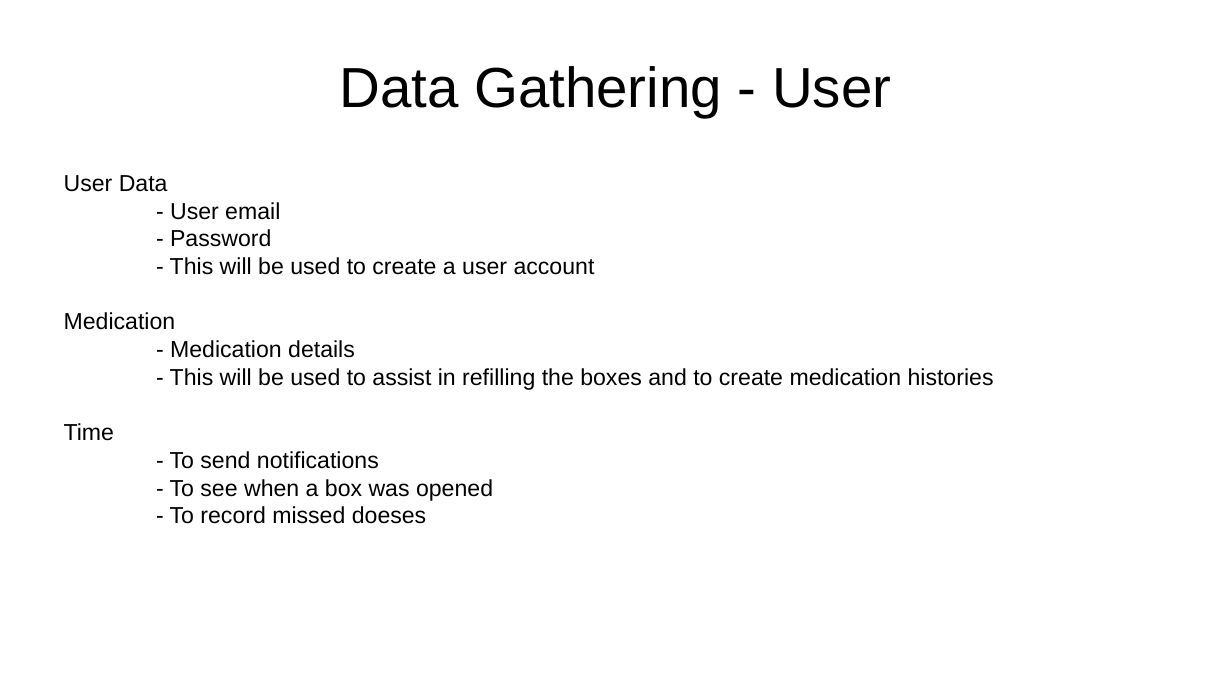
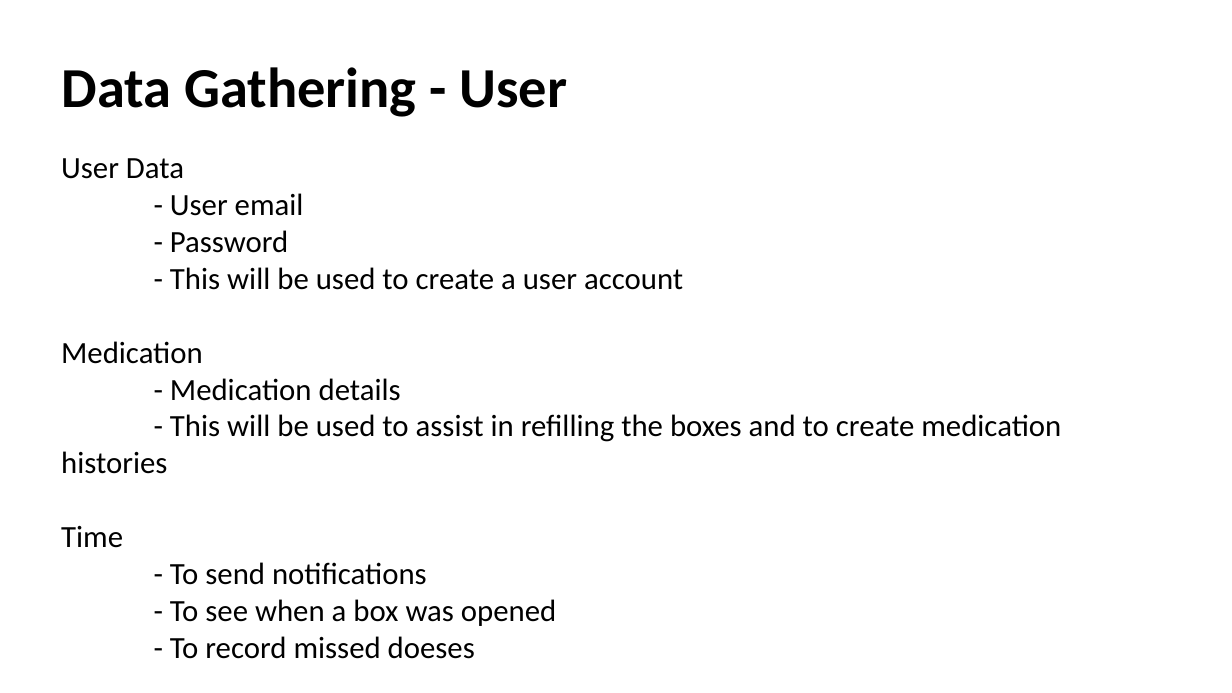
Before and after one commit to cianashby1337/IOT_CA1_Documentation, a slide deck: slide 19 of Screencast_PowerPoint.pptx. Drawn at 1232x693 pixels with LibreOffice and Linux fonts; fonts in the diff are those of the drawing. Boxes give left, top, right and bottom in pixels: in the first picture for what was removed or moved away, otherwise in the second. Text is boxed around its words. In the diff, an @@ line names an element or a change of style, - is before the commit and + after.

Commit message:
Adjust fonts in main powerpoint file
- Headings are 44 bold
- Body is 24
- The user testing metric slide could not go higher than 18 in the grid

```diff
--- a/Screencast_PowerPoint.pptx
+++ b/Screencast_PowerPoint.pptx
@@ title "Data Gathering - User" at [62,67,567,117]: font Arial to Calibri, bold on; alignment centre to left @@
@@ text "User Data": place and size @@
-text "User Data" at [64,175,994,524]
+text "User Data" at [61,158,1061,659]
@@ text "User Data" at [61,158,1061,659]: size 18 to 24 pt, font Arial to Calibri @@
```
Also in this commit, not shown: 24 other slides changed.
